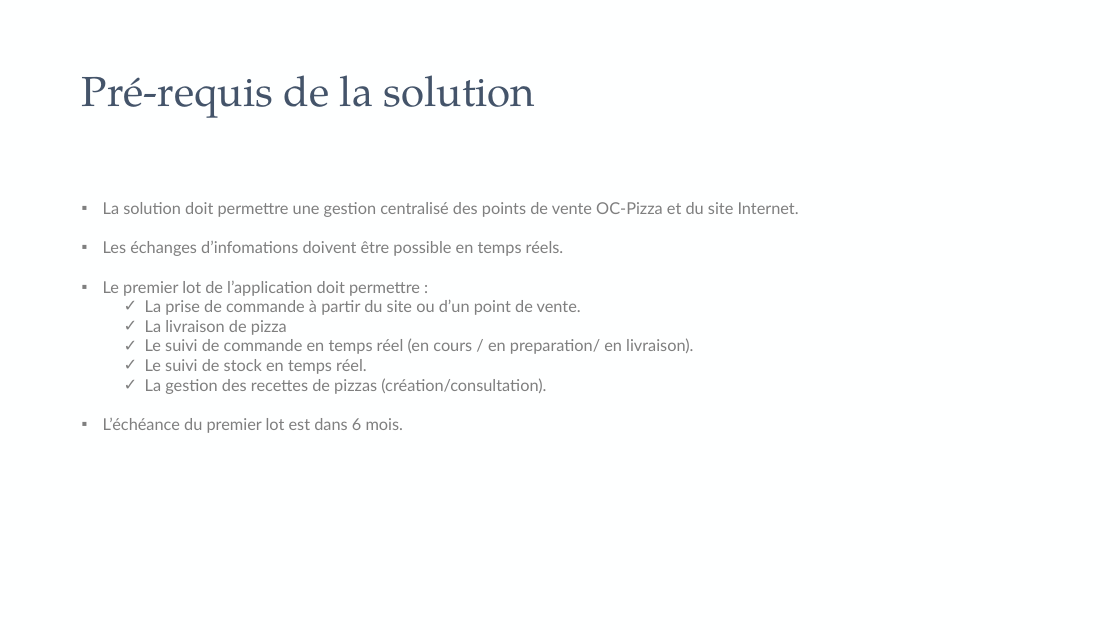
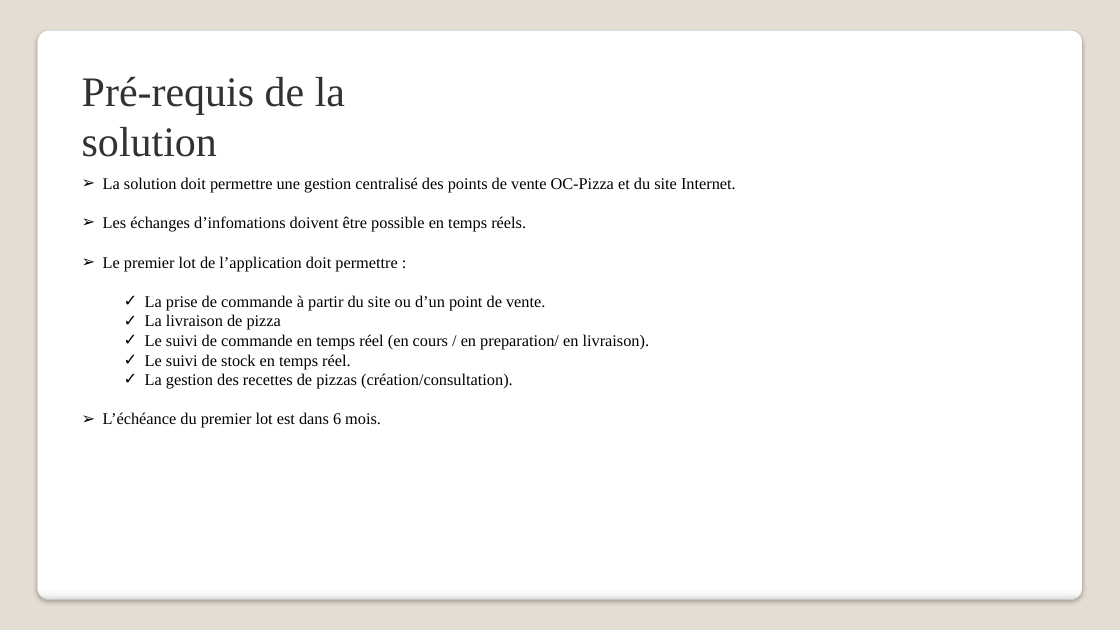
Before and after one commit to rvallet/oc-pizza, a slide deck: slide 3 of pdf/src/Solution_Technique_OC-Pizza_RemyVALLET.pptx (slide 2 before the commit). Drawn at 1120x630 pixels with LibreOffice and Linux fonts; fonts in the diff are those of the drawing. Boxes give left, top, right and bottom in pixels: in the first picture for what was removed or moved away, otherwise in the second. Text is boxed around its words. In the diff, an @@ line names an element or a change of style, - is before the commit and + after.

```diff
--- a/pdf/src/Solution_Technique_OC-Pizza_RemyVALLET.pptx
+++ b/pdf/src/Solution_Technique_OC-Pizza_RemyVALLET.pptx
@@ background #FEFFFF to #E3DED1 @@
@@ rounded rectangle added at [37, 30, 1083, 599], fill gradient #FFFFFF to #F7F7F7 to #DADADA, outline #A4A4A4 0.16 pt @@
@@ text "Pré-requis de la solution" at [82, 76, 345, 157]: font TeX Gyre Pagella to Times New Roman, text colour #44546A to #323232 @@
@@ text "La solution doit permettre une ...": place and size @@
-text "La solution doit permettre une ..." at [103, 202, 799, 433]
+text "La solution doit permettre une ..." at [103, 177, 736, 428]
@@ text "La solution doit permettre une ..." at [103, 177, 736, 428]: font Lato to Times New Roman, text colour #7F7F7F to #000000; bullet ▪ to ➢ @@
```
Also in this commit, not shown: 5 other slides changed, 1 slide added, 1 other file.
